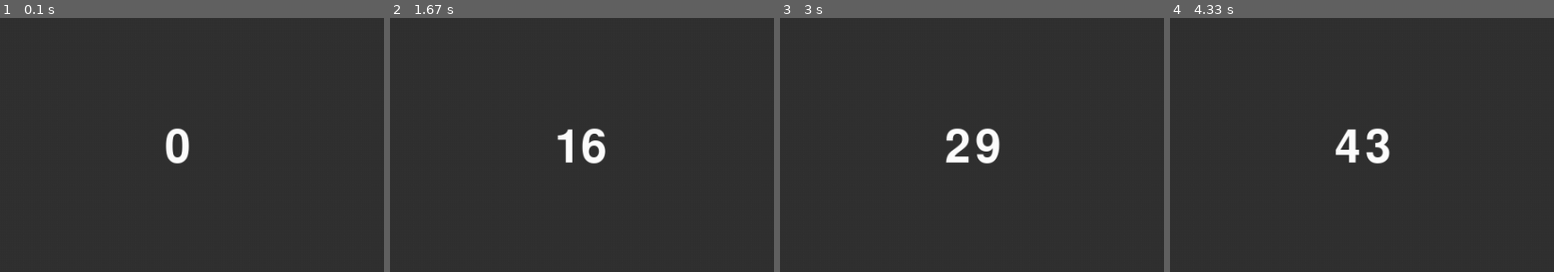
Above: before the commit, frames 1-4 (left to right).
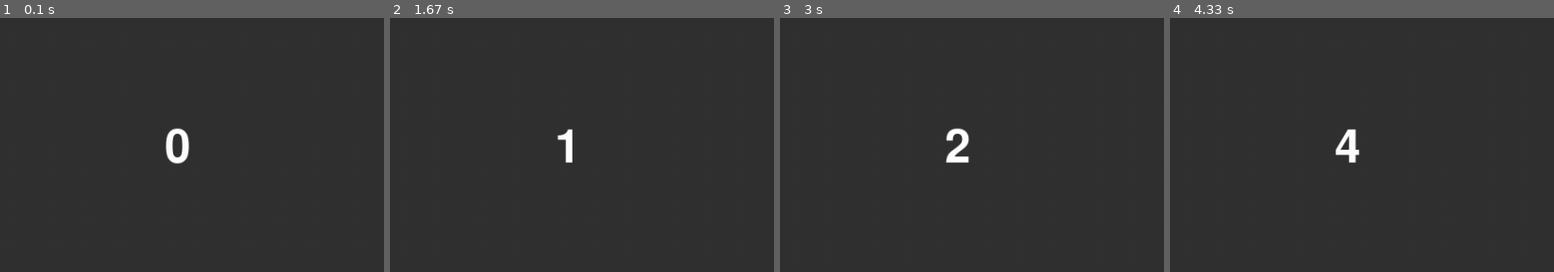
Above: after the commit, the same moments.

Repository: c0a23124ea/ProjExD_1
Game: pygame game, started from pygame_system.py
Same seed, same stepped clock (60 frames per second), same inputs: the game is played once before the commit and once after it.
Inputs:
- Up to frame 1 (0.1 s): no input
- Up to frame 2 (1.67 s): no input
- Up to frame 3 (3 s): no input
- Up to frame 4 (4.33 s): no input
The pictures show only the part of the screen within x 1-51%, y 12-62%; the shares and areas given below are measured in that part.
In our replay, the window is 720x540 before the commit and 900x540 after it. These sizes can differ from the game's own. Grey fills any space a smaller window leaves; there, only what the larger window draws over its background counts as a difference.

The runs differ from the first frame. In frame 1, only the window size differs. In frame 2, 0.6% of the frame differs, in the area x 50-57%, y 43-58%; in frame 3, 0.6%, in the area x 50-58%, y 43-58%; in frame 4, 0.5%.

Commit message:
画面サイズ変更

Diff:
--- a/pygame_system.py
+++ b/pygame_system.py
@@ -7,7 +7,7 @@
 
 def main():
     pg.display.set_caption("はじめてのPygame")
-    screen = pg.display.set_mode((800, 600))
+    screen = pg.display.set_mode((1000, 600))
     clock = pg.time.Clock()
     font = pg.font.Font(None, 80)
 
@@ -26,7 +26,7 @@
         screen.blit(enn, [100, 400])
         pg.display.update()
         tmr += 1
-        clock.tick(10)
+        clock.tick(1)
 
 
 if __name__ == "__main__":
